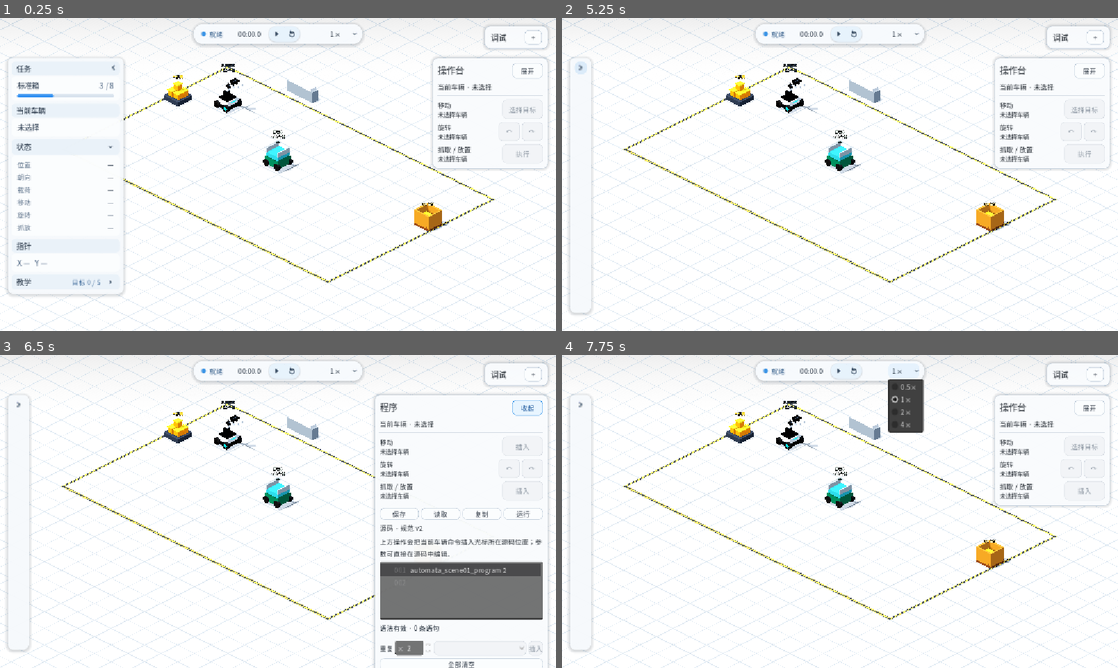
Above: before the commit, frames 1-4 (two rows, left to right).
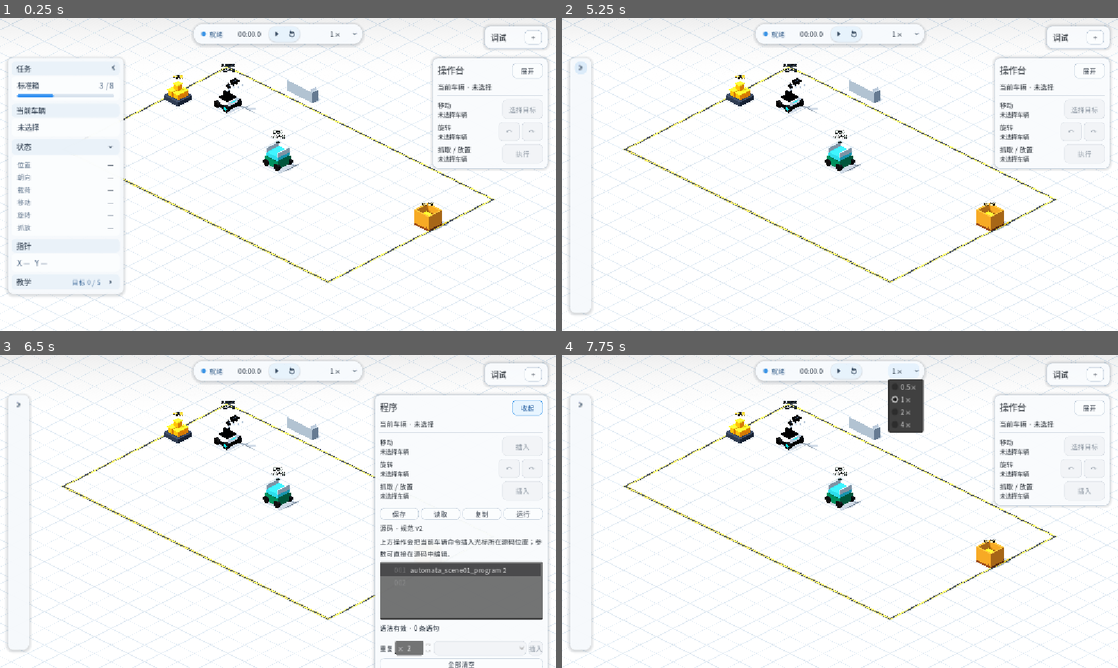
Above: after the commit, the same moments.

Repository: Ri0n72Y/automata
Game: Godot game, scene res://scenes/scene_01/scene_01_basic_packing.tscn
The game is run twice, just before and just after one commit, with the same random seed, the same clock (stepped at 60 frames per second) and the same inputs.
Inputs (mouse positions are in pixels of both pictures, inside the frame that each line leads up to):
- Up to frame 1 (0.25 s): no input
- Up to frame 2 (5.25 s): click (673, 146) at 0.5 s; click (673, 199) at 1.27 s; click "下一步" at 2 s; click "上一步" at 2.75 s; click "跳过教学" at 3.5 s; click "打开教学" at 4.25 s; click (673, 68) at 5 s
- Up to frame 3 (6.5 s): click "展开" at 5.75 s
- Up to frame 4 (7.75 s): click "收起" at 6.5 s; click "1×" at 7.25 s

The runs differ from the first frame. In frame 1, 0.1% of the frame differs, in the area x 22-89%, y 15-85%; in frame 2, 0.2%, in the area x 11-89%, y 15-85%; in frame 3, 0.1%; in frame 4, 0.2%.

Commit message:
feat(scene-01): scale warning stripes for side boundary

Diff:
--- a/scenes/scene_01/materials/warning_stripe_z.tres
+++ b/scenes/scene_01/materials/warning_stripe_z.tres
@@ -5,6 +5,7 @@
 [resource]
 albedo_texture = ExtResource("1_warning")
 metallic = 0.01
-roughness = 0.68
+roughness = 0.7
+texture_filter = 5
 texture_repeat = true
-uv1_scale = Vector3(20, 1, 1)
+uv1_scale = Vector3(4, 1, 1)
